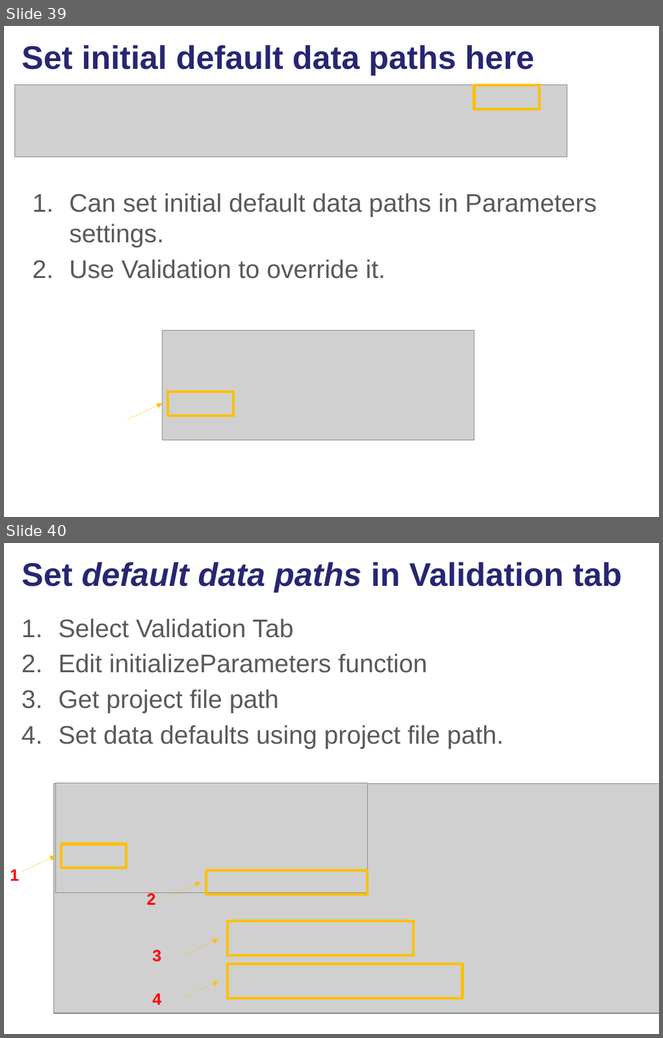
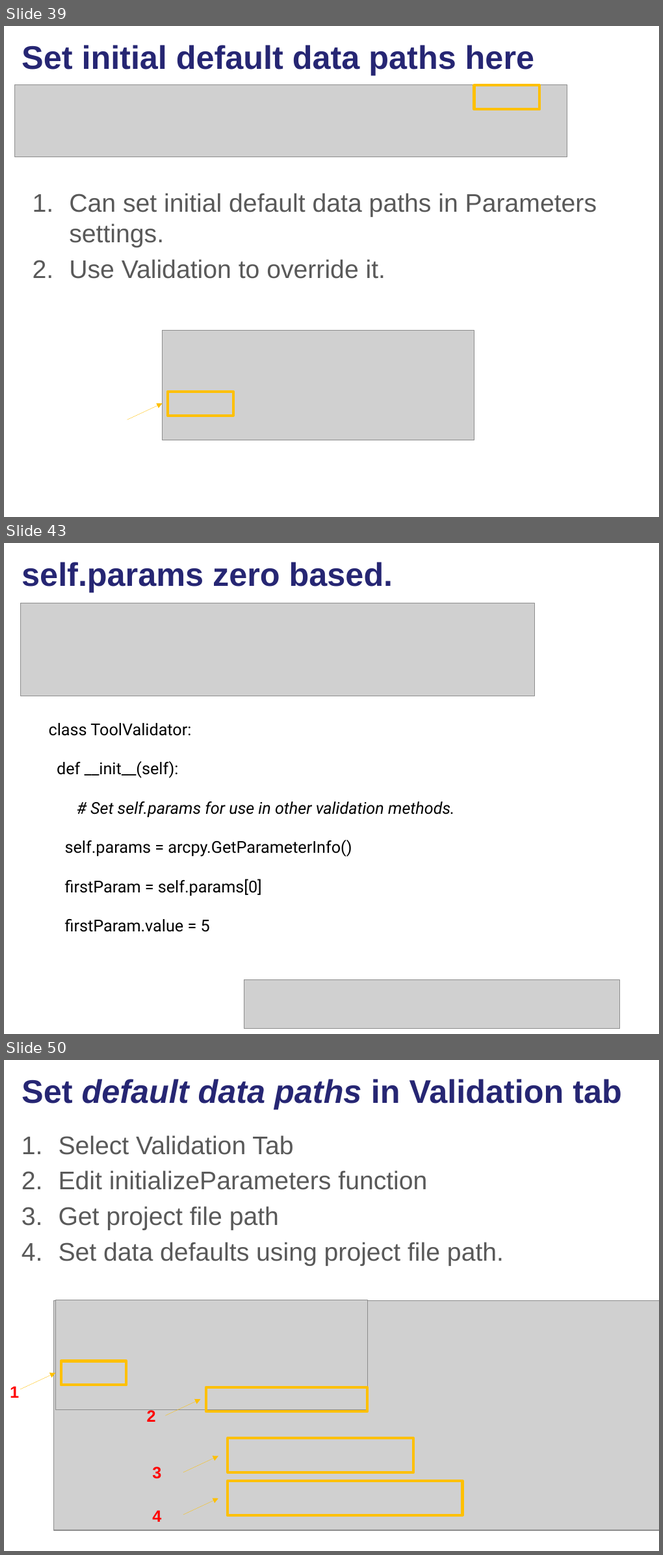
Before and after one commit to lgtateos/gis540, a slide deck: slides/scriptToolParameters.pptx. Shown one above the other, each under a label of ours: slides 39 and 40 before the commit, slides 39, 43 and 50 after it; the slides between them are not shown. The pictures are 663x1038 and 663x1555 pixels, drawn with LibreOffice and Linux fonts; fonts in the diff are those of the drawing; grey boxes stand for pictures. Boxes give left, top, right and bottom in pixels: in the first picture for what was removed or moved away, otherwise in the second. Text is boxed around its words. In the diff, an @@ line names an element or a change of style, - is before the commit and + after.

Commit message:
add more slides
More explanation of setting default values and updating parameters based on other parameters.

```diff
--- a/slides/scriptToolParameters.pptx
+++ b/slides/scriptToolParameters.pptx
@@ slide 43 added at box(4, 543, 659, 1034), background #FFFFFF @@
@@ title added at box(22, 562, 393, 592), 36 pt, text #262673, bold @@
+self.params zero based.
@@ picture added at box(20, 603, 534, 696) @@
@@ text added at box(49, 723, 455, 932), 18 pt, text #000000 @@
+class ToolValidator:
+def __init__(self):
+# Set self.params for use in other validation methods.
+self.params = arcpy.GetParameterInfo()
+firstParam = self.params[0]
+firstParam.value = 5
@@ picture added at box(244, 980, 620, 1029) @@
@@ what was slide 40 is now slide 50 @@
```
Also in this commit, not shown: 13 other slides added.
